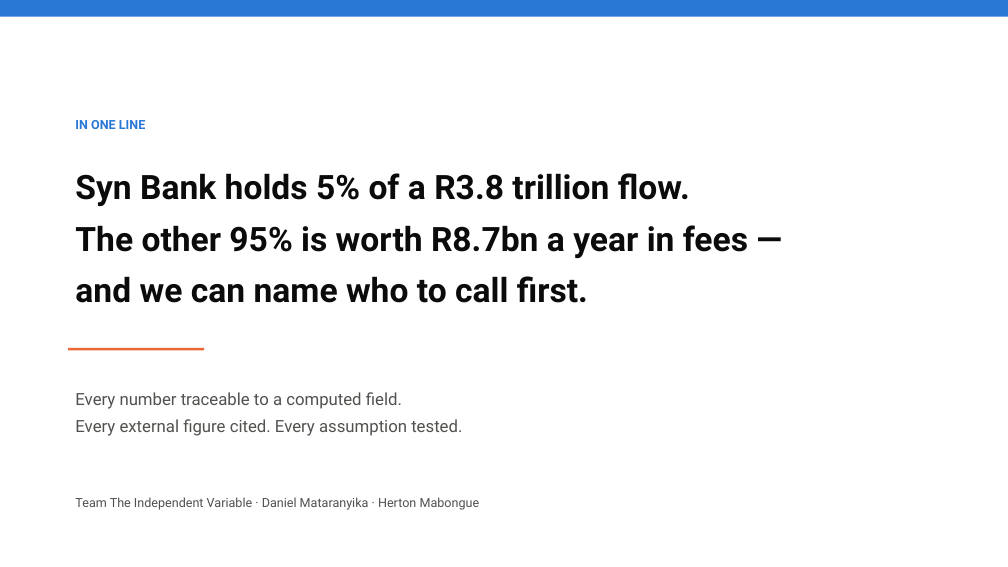
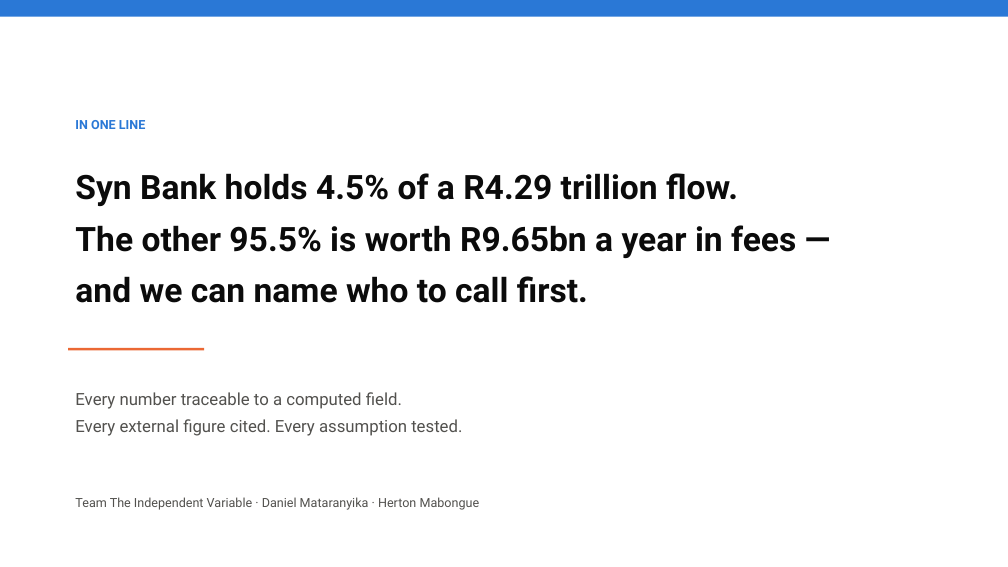
Before and after one commit to GeniusDM/the_independent_variable-standard-bank-hackathon-2026, a slide deck: slide 10 of docs/presentation_deck.pptx. Drawn at 1008x567 pixels with LibreOffice and Linux fonts; fonts in the diff are those of the drawing. Boxes give left, top, right and bottom in pixels: in the first picture for what was removed or moved away, otherwise in the second. Text is boxed around its words. In the diff, an @@ line names an element or a change of style, - is before the commit and + after.

```diff
--- a/docs/presentation_deck.pptx
+++ b/docs/presentation_deck.pptx
@@ text at (x1=75, y1=173, x2=796, y2=258): text changed @@
-Syn Bank holds 5% of a R3.8 trillion flow.
-The other 95% is worth R8.7bn a year in fees —
+Syn Bank holds 4.5% of a R4.29 trillion flow.
+The other 95.5% is worth R9.65bn a year in fees —
```
Also in this commit, not shown: 4 other slides changed, 16 other files.
